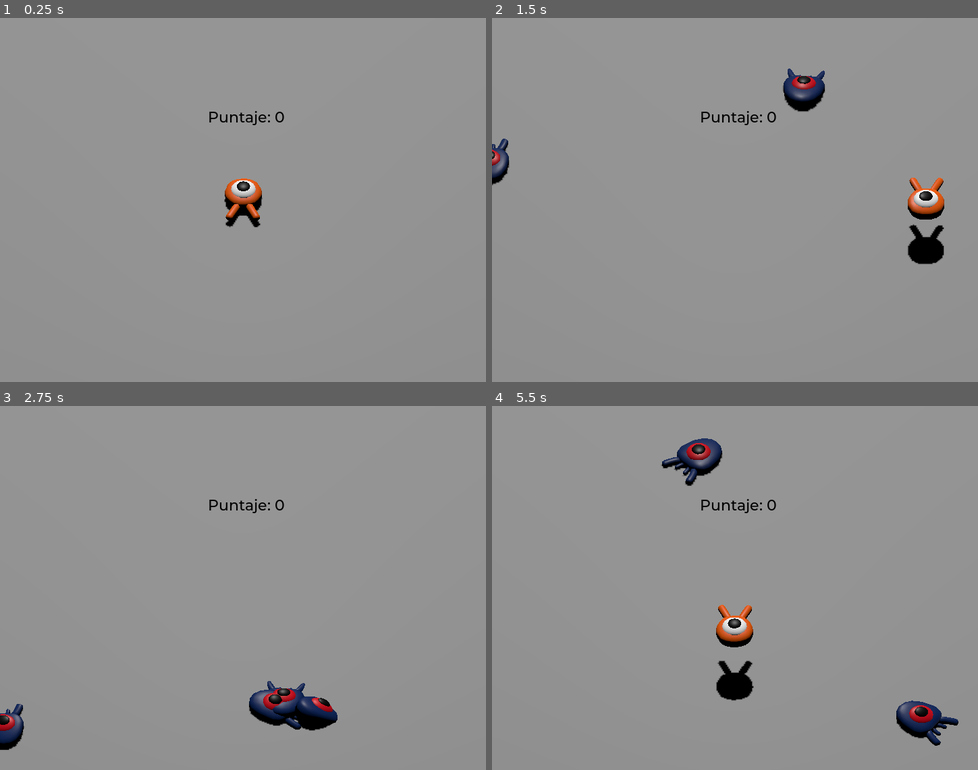
Above: before the commit, frames 1-4 (two rows, left to right).
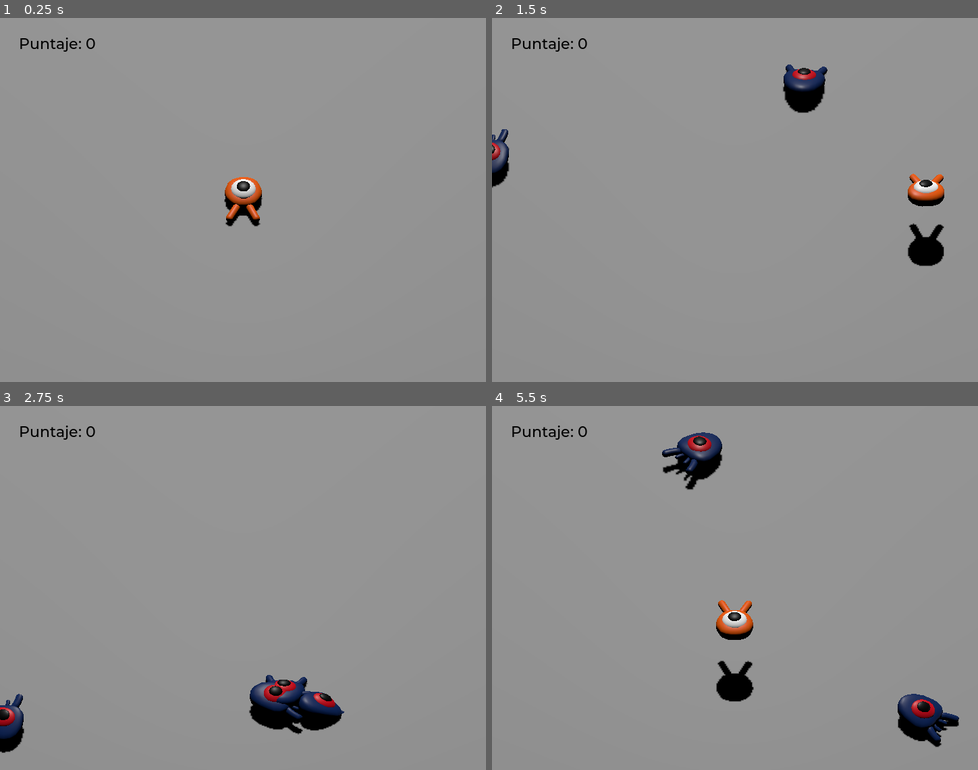
Above: after the commit, the same moments.

Repository: lemendozaru/Aplasta
Game: Godot game, scene res://scenes/main.tscn
The game is run twice, just before and just after one commit, with the same random seed, the same clock (stepped at 60 frames per second) and the same inputs.
Inputs:
- Up to frame 1 (0.25 s): no input
- Up to frame 2 (1.5 s): tap Enter (ui_accept) at 0.5 s; hold Right (move_right) 0.53-1.28 s; hold Enter (ui_accept) 0.53-1.28 s; tap Space (jump) at 0.77, 0.8, 1.07, 1.35 s; hold Down (move_back) from 1.28 s (still down)
- Up to frame 3 (2.75 s): tap Space (jump) at 1.52, 1.82, 2.3 s; tap Enter (ui_accept) at 1.55 s; release Down (move_back) at 2.03 s; hold Right (move_right) from 2.03 s (still down); hold Enter (ui_accept) from 2.03 s (still down)
- Up to frame 4 (5.5 s): release Right (move_right) at 2.78 s; release Enter (ui_accept) at 2.78 s; hold Up (move_forward) 2.78-3.53 s; tap Enter (ui_accept) at 2.85, 4.35 s; tap Space (jump) at 3.02, 3.32, 3.6, 3.77, 4.07, 4.52, 4.82, 5.3 s; hold Left (move_left) 3.53-5.03 s; hold Down (move_back) from 5.03 s (still down); hold Enter (ui_accept) from 5.03 s (still down)

The runs differ from the first frame. In frame 1, 0.5% of the frame differs, in the area x 4-59%, y 5-58%; in frame 2, 2.3%; in frame 3, 2.4%; in frame 4, 3.2%, in the area x 4-97%, y 5-94%.

Commit message:
Juego terminado

Diff:
--- a/project.godot
+++ b/project.godot
@@ -14,6 +14,10 @@
 run/main_scene="uid://bnag8j8j1mqsr"
 config/features=PackedStringArray("4.6", "Forward Plus")
 config/icon="res://icon.svg"
+
+[autoload]
+
+MusicPlayer="*uid://cuj1h8yicp2sr"
 
 [display]
 
--- a/scenes/main.tscn
+++ b/scenes/main.tscn
@@ -90,20 +90,46 @@
 
 [node name="UserInterface" type="Control" parent="." unique_id=1065826620]
 layout_mode = 3
-anchors_preset = 0
-offset_right = 40.0
-offset_bottom = 40.0
+anchors_preset = 15
+anchor_right = 1.0
+anchor_bottom = 1.0
+grow_horizontal = 2
+grow_vertical = 2
 theme = SubResource("Theme_o6xl0")
 
 [node name="ScoreLabel" type="Label" parent="UserInterface" unique_id=949600962]
 layout_mode = 0
-offset_left = 308.0
-offset_top = 133.0
-offset_right = 386.0
-offset_bottom = 156.0
+offset_left = 28.0
+offset_top = 24.0
+offset_right = 142.0
+offset_bottom = 52.0
 theme_override_colors/font_color = Color(0, 0, 0, 1)
 text = "Puntaje: 0"
 script = ExtResource("5_tefeu")
 
+[node name="Retry" type="ColorRect" parent="UserInterface" unique_id=1750783987]
+layout_mode = 1
+anchors_preset = 15
+anchor_right = 1.0
+anchor_bottom = 1.0
+grow_horizontal = 2
+grow_vertical = 2
+color = Color(0, 0, 0, 0.3764706)
+
+[node name="Label" type="Label" parent="UserInterface/Retry" unique_id=1530371066]
+layout_mode = 1
+anchors_preset = 8
+anchor_left = 0.5
+anchor_top = 0.5
+anchor_right = 0.5
+anchor_bottom = 0.5
+offset_left = -147.5
+offset_top = -14.0
+offset_right = 147.5
+offset_bottom = 14.0
+grow_horizontal = 2
+grow_vertical = 2
+text = "Presiona Enter para entrar"
+
 [connection signal="hit" from="Player" to="." method="_on_player_hit"]
 [connection signal="timeout" from="MobTimer" to="." method="_on_mob_timer_timeout"]
--- a/scenes/mob.tscn
+++ b/scenes/mob.tscn
@@ -5,6 +5,40 @@
 
 [sub_resource type="BoxShape3D" id="BoxShape3D_bsing"]
 size = Vector3(1.4057617, 0.879776, 1.8792725)
+
+[sub_resource type="Animation" id="Animation_bsing"]
+resource_name = "float"
+length = 1.2
+loop_mode = 1
+tracks/0/type = "value"
+tracks/0/imported = false
+tracks/0/enabled = true
+tracks/0/path = NodePath("Pivot/Character:position")
+tracks/0/interp = 1
+tracks/0/loop_wrap = true
+tracks/0/keys = {
+"times": PackedFloat32Array(0.3, 0.7, 1.2),
+"transitions": PackedFloat32Array(0.42044812, 2.070531, 1),
+"update": 0,
+"values": [Vector3(0, 0, 0), Vector3(0, 0.65, 0), Vector3(0, 0.35, 0)]
+}
+tracks/1/type = "value"
+tracks/1/imported = false
+tracks/1/enabled = true
+tracks/1/path = NodePath("Pivot/Character:rotation")
+tracks/1/interp = 1
+tracks/1/loop_wrap = true
+tracks/1/keys = {
+"times": PackedFloat32Array(0.1, 0.5, 1.2),
+"transitions": PackedFloat32Array(0.42044812, 0.43527538, 1),
+"update": 0,
+"values": [Vector3(0, 0, 0), Vector3(0.13962634, 0, 0), Vector3(-0.15707964, 0, 0)]
+}
+
+[sub_resource type="AnimationLibrary" id="AnimationLibrary_d4cuo"]
+_data = {
+&"float": SubResource("Animation_bsing")
+}
 
 [node name="Mob" type="CharacterBody3D" unique_id=440897885 groups=["mob"]]
 collision_layer = 2
@@ -14,6 +48,7 @@
 [node name="Pivot" type="Node3D" parent="." unique_id=18537953]
 
 [node name="Character" parent="Pivot" unique_id=136126976 instance=ExtResource("1_4are2")]
+transform = Transform3D(1, 0, 0, 0, 0.98768836, 0.15643448, 0, -0.15643448, 0.98768836, 0, 0.35, 0)
 
 [node name="CollisionShape3D" type="CollisionShape3D" parent="." unique_id=1401318404]
 transform = Transform3D(1, 0, 0, 0, 1, 0, 0, 0, 1, 0, 0.17717743, 0)
@@ -22,4 +57,8 @@
 [node name="VisibleOnScreenNotifier3D" type="VisibleOnScreenNotifier3D" parent="." unique_id=2037858688]
 aabb = AABB(-1.1607046, -1, -1.8907077, 2.3214092, 2, 3.7814155)
 
+[node name="AnimationPlayer" type="AnimationPlayer" parent="." unique_id=96419029]
+libraries/ = SubResource("AnimationLibrary_d4cuo")
+autoplay = &"float"
+
 [connection signal="screen_exited" from="VisibleOnScreenNotifier3D" to="." method="_on_visible_on_screen_notifier_3d_screen_exited"]
--- /dev/null
+++ b/scenes/music_player.tscn
@@ -0,0 +1,7 @@
+[gd_scene format=3 uid="uid://cuj1h8yicp2sr"]
+
+[ext_resource type="AudioStream" uid="uid://c5qpnfga41t4p" path="res://assets/art/House In a Forest Loop.ogg" id="1_jxdhu"]
+
+[node name="MusicPlayer" type="AudioStreamPlayer" unique_id=2115600646]
+stream = ExtResource("1_jxdhu")
+autoplay = true
--- a/scenes/player.tscn
+++ b/scenes/player.tscn
@@ -9,6 +9,68 @@
 [sub_resource type="CylinderShape3D" id="CylinderShape3D_g2els"]
 height = 0.3011551
 radius = 0.9970703
+
+[sub_resource type="Animation" id="Animation_qhqgy"]
+length = 0.001
+tracks/0/type = "value"
+tracks/0/imported = false
+tracks/0/enabled = true
+tracks/0/path = NodePath("Pivot/Character:position")
+tracks/0/interp = 1
+tracks/0/loop_wrap = true
+tracks/0/keys = {
+"times": PackedFloat32Array(0),
+"transitions": PackedFloat32Array(1),
+"update": 0,
+"values": [Vector3(0, 0, 0)]
+}
+tracks/1/type = "value"
+tracks/1/imported = false
+tracks/1/enabled = true
+tracks/1/path = NodePath("Pivot/Character:rotation")
+tracks/1/interp = 1
+tracks/1/loop_wrap = true
+tracks/1/keys = {
+"times": PackedFloat32Array(0),
+"transitions": PackedFloat32Array(1),
+"update": 0,
+"values": [Vector3(0, 0, 0)]
+}
+
+[sub_resource type="Animation" id="Animation_g2els"]
+resource_name = "float"
+length = 1.2
+loop_mode = 1
+tracks/0/type = "value"
+tracks/0/imported = false
+tracks/0/enabled = true
+tracks/0/path = NodePath("Pivot/Character:position")
+tracks/0/interp = 1
+tracks/0/loop_wrap = true
+tracks/0/keys = {
+"times": PackedFloat32Array(0.3, 0.7, 1.2),
+"transitions": PackedFloat32Array(0.42044812, 2.070531, 1),
+"update": 0,
+"values": [Vector3(0, 0, 0), Vector3(0, 0.65, 0), Vector3(0, 0.35, 0)]
+}
+tracks/1/type = "value"
+tracks/1/imported = false
+tracks/1/enabled = true
+tracks/1/path = NodePath("Pivot/Character:rotation")
+tracks/1/interp = 1
+tracks/1/loop_wrap = true
+tracks/1/keys = {
+"times": PackedFloat32Array(0.1, 0.5, 1.2),
+"transitions": PackedFloat32Array(0.42044812, 0.43527538, 1),
+"update": 0,
+"values": [Vector3(0, 0, 0), Vector3(0.13962634, 0, 0), Vector3(-0.15707964, 0, 0)]
+}
+
+[sub_resource type="AnimationLibrary" id="AnimationLibrary_qhqgy"]
+_data = {
+&"RESET": SubResource("Animation_qhqgy"),
+&"float": SubResource("Animation_g2els")
+}
 
 [node name="Player" type="CharacterBody3D" unique_id=1242244042]
 collision_mask = 6
@@ -31,4 +93,8 @@
 transform = Transform3D(1, 0, 0, 0, 1, 0, 0, 0, 1, 0, 0.3256111, 0)
 shape = SubResource("CylinderShape3D_g2els")
 
+[node name="AnimationPlayer" type="AnimationPlayer" parent="." unique_id=1234804239]
+libraries/ = SubResource("AnimationLibrary_qhqgy")
+autoplay = &"float"
+
 [connection signal="body_entered" from="MobDetector" to="." method="_on_mob_detector_body_entered"]
--- a/scripts/main.gd
+++ b/scripts/main.gd
@@ -18,6 +18,17 @@
 	# aparecemos al mob por agregarlo a la escena principal
 	add_child(mob)
 
+	# Conectamos el mob a la etiqueta de puntaje para actualizarla
+	mob.squashed.connect($UserInterface/ScoreLabel._on_mob_squashed.bind())
+
+func _ready():
+	$UserInterface/Retry.hide()
 
 func _on_player_hit():
 	$MobTimer.stop()
+	$UserInterface/Retry.show()
+
+func _unhandled_input(event):
+	if event.is_action_pressed("ui_accept") and $UserInterface/Retry.visible:
+		# esto reinicia la escena actual
+		get_tree().reload_current_scene()
--- a/scripts/mob.gd
+++ b/scripts/mob.gd
@@ -26,6 +26,8 @@
 	# Rotamos el vector de velocidad de acuerdo al enemigo
 	# para que se mueva hacia donde está girado
 	velocity = velocity.rotated(Vector3.UP, rotation.y)
+	# aleatorizamos la velocidad de animación
+	$AnimationPlayer.speed_scale = random_speed / min_speed
 
 
 func _on_visible_on_screen_notifier_3d_screen_exited():
--- a/scripts/player.gd
+++ b/scripts/player.gd
@@ -33,6 +33,13 @@
 		direction = direction.normalized()
 		# configurando la propiedad Basis que afecta la rotación
 		$Pivot.basis = Basis.looking_at(direction)
+		# hace más rápidas las animaciones
+		$AnimationPlayer.speed_scale = 4
+	else:
+		$AnimationPlayer.speed_scale = 1
+
+	# arquearse al saltar
+	$Pivot.rotation.x = PI / 6 * velocity.y / jump_impulse
 
 	# vector velocidad en suelo
 	target_velocity.x = direction.x * speed
--- a/scripts/score_label.gd
+++ b/scripts/score_label.gd
@@ -1,5 +1,6 @@
 extends Label
 
+var score = 0
 
 # Called when the node enters the scene tree for the first time.
 func _ready() -> void:
@@ -9,3 +10,7 @@
 # Called every frame. 'delta' is the elapsed time since the previous frame.
 func _process(delta: float) -> void:
 	pass
+
+func _on_mob_squashed():
+	score += 1
+	text = "Score: %s" % score
Not shown, changed: export_presets.cfg
